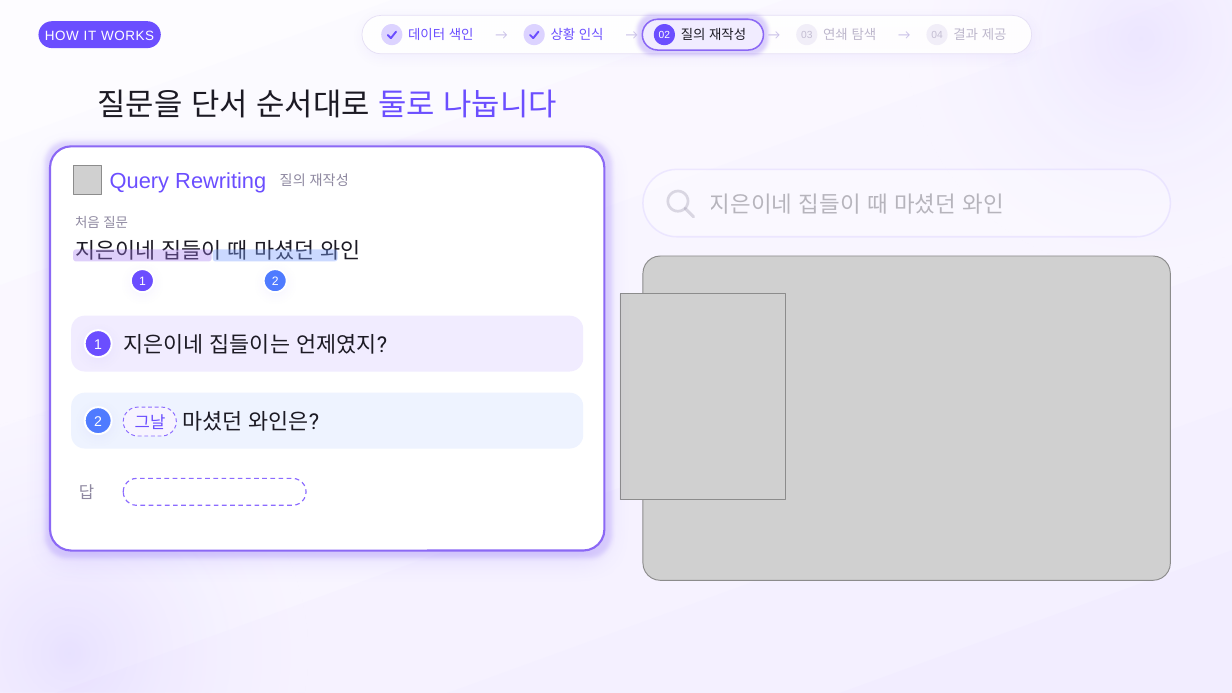
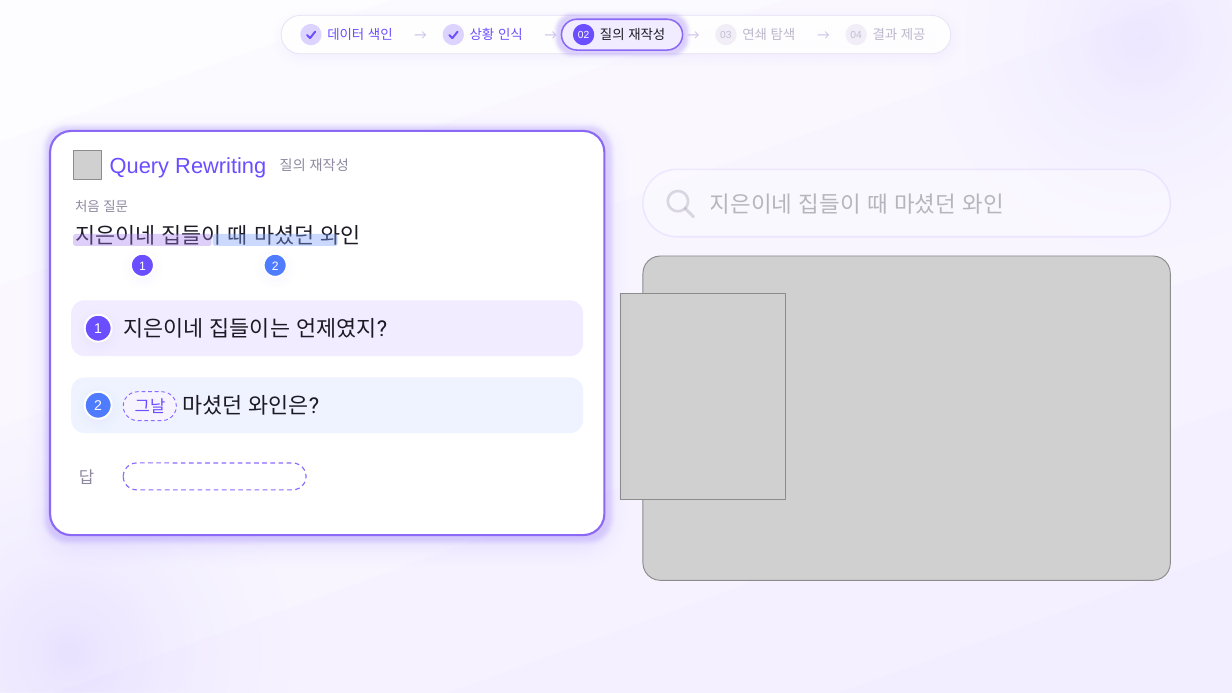
Before and after one commit to SB-Jo/t3, a slide deck: slide 12 of weave/결선준비/09_HowItWorks/HowItWorks_Argon.pptx. Drawn at 1232x693 pixels with LibreOffice and Linux fonts; fonts in the diff are those of the drawing; grey boxes stand for pictures. Boxes give left, top, right and bottom in pixels: in the first picture for what was removed or moved away, otherwise in the second. Text is boxed around its words. In the diff, an @@ line names an element or a change of style, - is before the commit and + after.

```diff
--- a/weave/결선준비/09_HowItWorks/HowItWorks_Argon.pptx
+++ b/weave/결선준비/09_HowItWorks/HowItWorks_Argon.pptx
@@ rounded rectangle removed at [39, 21, 161, 48] @@
-HOW IT WORKS
@@ ellipse: place and size @@
-ellipse at [524, 24, 545, 45]
+ellipse at [300, 24, 322, 45]
@@ text "→": place and size @@
-text "→" at [894, 16, 915, 55]
+text "→" at [410, 16, 432, 55]
@@ 8 texts, 2 rounded rectangles, 1 ellipse: place and size @@
-8 texts, 2 rounded rectangles, 1 ellipse at [362, 16, 1032, 55]
+8 texts, 2 rounded rectangles, 1 ellipse at [281, 16, 951, 55]
@@ 2 freeform shapes, 1 ellipse, 1 text: place and size @@
-2 freeform shapes, 1 ellipse, 1 text at [382, 16, 642, 55]
+2 freeform shapes, 1 ellipse, 1 text at [443, 16, 704, 55]
@@ ellipse: place and size @@
-ellipse at [927, 24, 948, 45]
+ellipse at [715, 24, 737, 45]
@@ 2 texts, 1 ellipse: place and size @@
-2 texts, 1 ellipse at [491, 16, 818, 55]
+2 texts, 1 ellipse at [541, 16, 867, 55]
@@ freeform shape: place and size @@
-freeform shape at [531, 35, 533, 38]
+freeform shape at [307, 35, 310, 38]
@@ freeform shape: place and size @@
-freeform shape at [533, 31, 539, 38]
+freeform shape at [311, 31, 316, 38]
@@ text removed at [97, 89, 557, 118] @@
-질문을 단서 순서대로 둘로 나눕니다
@@ 12 texts, 7 rounded rectangles, 4 ellipses, 1 picture: place and size @@
-12 texts, 7 rounded rectangles, 4 ellipses, 1 picture at [50, 146, 604, 551]
+12 texts, 7 rounded rectangles, 4 ellipses, 1 picture at [50, 131, 604, 536]
```
Also in this commit, not shown: 25 other slides changed, 9 other files.
